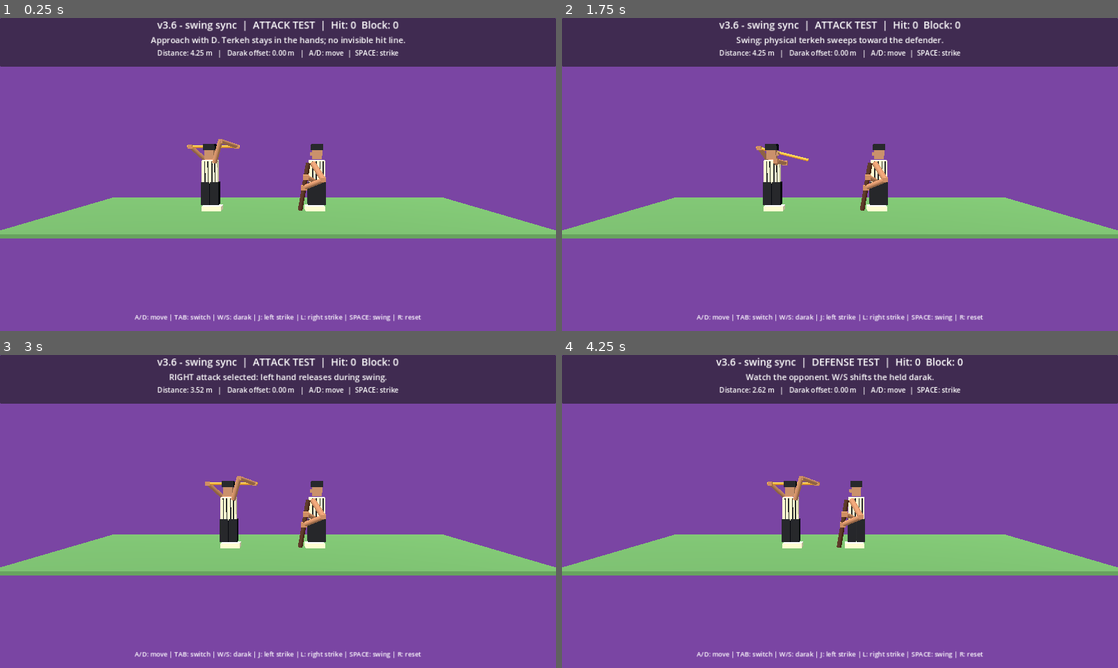
Above: before the commit, frames 1-4 (two rows, left to right).
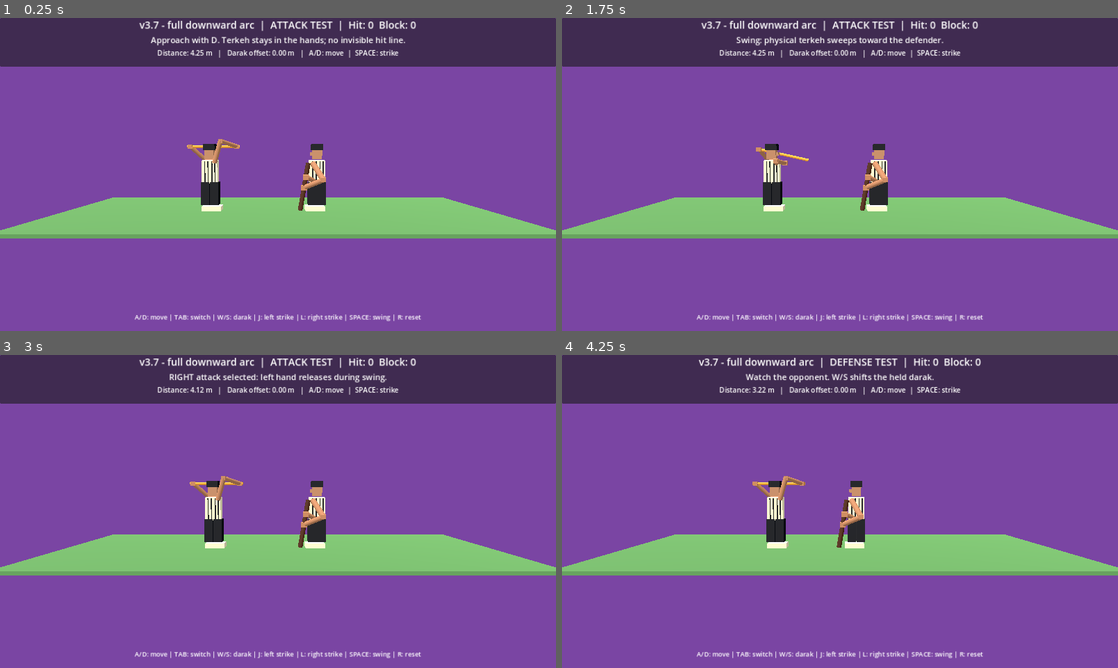
Above: after the commit, the same moments.

Repository: vahidainima-prog/tarke-darak-game
Game: Godot game, scene res://main.tscn
Two runs of this game, one before a commit and one after it. Both use one fixed random seed, a clock stepped at 60 frames per second and the inputs below.
Inputs:
- Up to frame 1 (0.25 s): no input
- Up to frame 2 (1.75 s): tap Enter at 0.5 s; hold D 0.53-1.28 s; tap Tab at 0.6 s; tap Space at 0.77, 1.52 s; hold S from 1.28 s (still down); tap R at 1.35 s
- Up to frame 3 (3 s): release S at 2.03 s; hold D 2.03-2.78 s; tap J at 2.1 s; hold W from 2.78 s (still down); tap L at 2.85 s
- Up to frame 4 (4.25 s): tap Space at 3.02, 3.77 s; release W at 3.53 s; hold A from 3.53 s (still down); tap Tab at 3.6 s

The runs differ from the first frame. In frame 1, 0.8% of the frame differs, in the area x 25-75%, y 0-5%; in frame 2, 0.8%; in frame 3, 2.2%; in frame 4, 2.2%, in the area x 24-76%, y 0-62%.

Commit message:
Make full downward stick arc reach shin height and hold impact pose visibly

Diff:
--- a/tarke_darak_godot_v2/main.gd
+++ b/tarke_darak_godot_v2/main.gd
@@ -2,7 +2,7 @@
 
 # Godot 4.x — visual mechanics test. Side camera looks along -Z.
 # Feint depth: negative Z is BEHIND the attacker; positive Z is IN FRONT.
-const BUILD_LABEL := "v3.6 - swing sync"
+const BUILD_LABEL := "v3.7 - full downward arc"
 const DEF_X := 1.55
 const MIN_X := -4.7
 const MAX_X := 0.35
@@ -10,7 +10,7 @@
 const DEFENDER_MIN_X := 0.65
 const DEFENDER_MAX_X := 3.35
 const SWING_SECONDS := 0.82
-const RECOVERY_SECONDS := 0.32
+const RECOVERY_SECONDS := 0.48
 const MAX_SWEEP_STEP := 0.025
 const FEINT_DEPTH_LIMIT := 0.60
 const SWING_ACCEL := 10.0 # normalized phase acceleration / s^2
@@ -284,13 +284,13 @@
  # Phase is integrated with angular acceleration and braking, not eased by time.
  # A full follow-through: the tip travels forward and down toward the shins.
  # Lateral depth passes through the guard plane before the leg plane.
- var angle := lerpf(0.0, -0.95, t)
+ var angle := lerpf(0.0, -1.35, smoothstep(0.0, 1.0, t))
  var z := lerpf(-0.46 + feint_depth * 0.25, 0.38, smoothstep(0.0, 0.65, t))
  z = lerpf(z, 0.05, smoothstep(0.65, 1.0, t))
  # The rod extends on BOTH sides of the two-handed grip, rather than
  # pointing out from a single hand. This keeps the ready pose horizontal.
  # The holding hand drives the rod forward; the tip drops to shin height.
- var grip_center := Vector3(attack_x + 0.05 + 1.28 * t, 2.57 - 1.15 * t, z)
+ var grip_center := Vector3(attack_x + 0.05 + 1.27 * t, 2.57 - 1.26 * t, z)
  var direction := Vector3(cos(angle), sin(angle), 0.0)
  var butt := grip_center - direction * (STICK_LENGTH * 0.5)
  var tip := grip_center + direction * (STICK_LENGTH * 0.5)
@@ -428,7 +428,7 @@
   if result == "block":
    score_block += 100
    say("BLOCK: terkeh touched the held darak! Defender +100")
-   impact_hold = 0.11
+   impact_hold = 0.22
    swing_speed = 0.0
    recovery_from = swing
    recovery = 0.0
@@ -437,14 +437,15 @@
   elif result == "leg":
    score_hit += 100
    say("LEGAL CONTACT: terkeh reached below-knee target. Attacker +100")
-   impact_hold = 0.07
+   impact_hold = 0.19
    swing_speed = 0.0
    recovery_from = swing
    recovery = 0.0
    active_attack = false
    swing = -1.0
   elif swing >= 1.0:
-   say("MISS: tip completed its arc without touching guard or legal leg.")
+   say("MISS: full downward arc completed; move closer to reach the leg.")
+   impact_hold = 0.16
    swing_speed = 0.0
    recovery_from = 1.0
    recovery = 0.0
